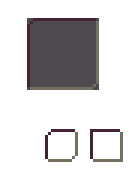
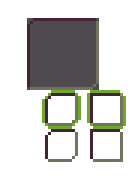
The second 138 × 186 image is a revision of the first. Changes to its layers:
added layer "square active" above "square" over (x1=87, y1=90, x2=126, y2=129)
added layer "rounded active" above "rounded" over (x1=42, y1=90, x2=81, y2=129)
